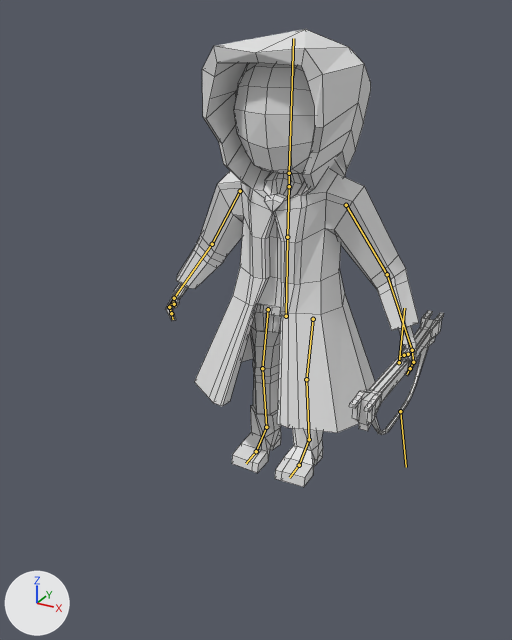
One commit to the Blender file Map/Assets/Models/Hittites/Hittite_archer/Hittite_archer.blend: the scene before it, then after it.
One viewpoint serves both versions: a camera (50 mm lens) standing at (1.38, -2.78, 2.15) and looking at (0.08, -0.42, 0.96). Lighting does not change. The marker at lower left points along +X, +Y and +Z. The bones that bend it are drawn over the model as lines. Mesh edges are drawn as thin lines.
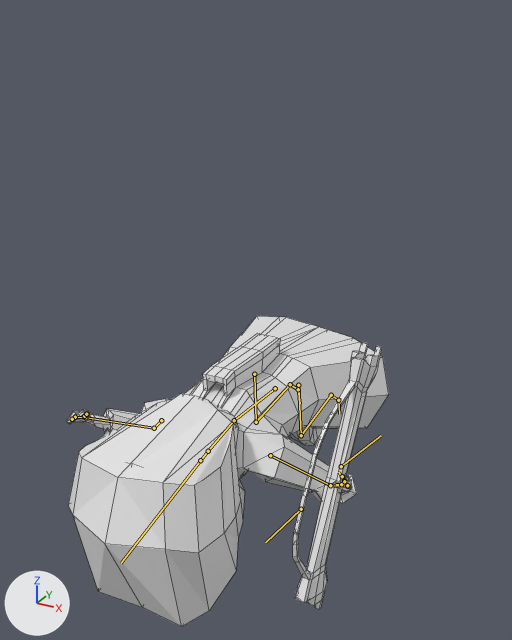
The newer file adds an action. The first version stands in its rest pose; the second is drawn at frame 22 of the action 'Die'.

The change, as a diff of the scene's bpy script:
```diff
--- a/Map/Assets/Models/Hittites/Hittite_archer/Hittite_archer.blend.py
+++ b/Map/Assets/Models/Hittites/Hittite_archer/Hittite_archer.blend.py
@@ bone_leg_control_l @@
 bone_leg_control_l = bpy.data.objects['Armature.001'].pose.bones['Leg Control.L']
-bone_leg_control_l.location = (0.0, 0.0, 0.0)
-bone_leg_control_l.rotation_quaternion = (1.0, 0.0, 0.0, 0.0)  # degrees (0, 0, 0)
+bone_leg_control_l.location = (-2.17, -2.2, -1.06)
+bone_leg_control_l.rotation_quaternion = (0.622, 0.343, 0.0, -0.704)  # degrees (29, 29, -89)
@@ bone_torso @@
 bone_torso = bpy.data.objects['Armature.001'].pose.bones['Torso']
-bone_torso.location = (0.0, 0.0, 0.0)
-bone_torso.rotation_quaternion = (1.0, 0.0, 0.0, 0.0)  # degrees (0, 0, 0)
+bone_torso.location = (0.33, -2.47, 0.62)
+bone_torso.rotation_quaternion = (0.733, 0.586, 0.0, -0.345)  # degrees (70, 24, -34)
@@ bone_chest @@
 bone_chest = bpy.data.objects['Armature.001'].pose.bones['Chest']  # child of 'Torso'
-bone_chest.rotation_quaternion = (1.0, 0.0, 0.0, 0.0)  # degrees (0, 0, 0)
+bone_chest.rotation_quaternion = (0.997, 0.058, 0.006, -0.057)  # degrees (7, 1, -7)
@@ bone_neck @@
 bone_neck = bpy.data.objects['Armature.001'].pose.bones['Neck']  # child of 'Chest'
-bone_neck.rotation_quaternion = (1.0, 0.0, 0.0, 0.0)  # degrees (0, 0, 0)
+bone_neck.rotation_quaternion = (0.999, 0.048, 0.017, -0.009)  # degrees (5, 2, -1)
@@ bone_upper_arm_l @@
 bone_upper_arm_l = bpy.data.objects['Armature.001'].pose.bones['Upper Arm.L']  # child of 'Chest'
-bone_upper_arm_l.location = (0.0, 0.0, 0.0)
-bone_upper_arm_l.rotation_quaternion = (1.0, 0.0, 0.0, 0.0)  # degrees (0, 0, 0)
+bone_upper_arm_l.location = (-0.04, -0.03, -0.06)
+bone_upper_arm_l.rotation_quaternion = (0.867, -0.273, -0.249, 0.333)  # degrees (-41, -14, 47)
@@ bone_lower_arm_l @@
 bone_lower_arm_l = bpy.data.objects['Armature.001'].pose.bones['Lower Arm.L']  # child of 'Upper Arm.L'
-bone_lower_arm_l.location = (0.0, 0.0, 0.0)
-bone_lower_arm_l.rotation_quaternion = (1.0, 0.0, 0.0, 0.0)  # degrees (0, 0, 0)
+bone_lower_arm_l.location = (-0.12, -0.13, -0.17)
+bone_lower_arm_l.rotation_quaternion = (0.273, -0.477, -0.447, 0.706)  # degrees (-81, 25, 116)
@@ bone_bow_central_piece @@
 bone_bow_central_piece = bpy.data.objects['Armature.001'].pose.bones['Bow central piece']  # child of 'Bow central piece.001'
-bone_bow_central_piece.location = (0.0, 0.0, 0.0)
-bone_bow_central_piece.rotation_quaternion = (1.0, 0.0, 0.0, 0.0)  # degrees (0, 0, 0)
+bone_bow_central_piece.location = (-0.1, 0.0, 0.14)
+bone_bow_central_piece.rotation_quaternion = (1.0, -0.007, -0.001, -0.004)  # degrees (-1, 0, -1)
@@ bone_upper_arm_r @@
 bone_upper_arm_r = bpy.data.objects['Armature.001'].pose.bones['Upper Arm.R']  # child of 'Chest'
-bone_upper_arm_r.location = (0.0, 0.0, 0.0)
-bone_upper_arm_r.rotation_quaternion = (1.0, 0.0, 0.0, 0.0)  # degrees (0, 0, 0)
+bone_upper_arm_r.location = (0.01, 0.03, 0.07)
+bone_upper_arm_r.rotation_quaternion = (0.867, -0.408, 0.283, -0.034)  # degrees (-55, 28, -19)
@@ bone_lower_arm_r @@
 bone_lower_arm_r = bpy.data.objects['Armature.001'].pose.bones['Lower Arm.R']  # child of 'Upper Arm.R'
-bone_lower_arm_r.location = (0.0, 0.0, 0.0)
-bone_lower_arm_r.rotation_quaternion = (1.0, 0.0, 0.0, 0.0)  # degrees (0, 0, 0)
+bone_lower_arm_r.location = (0.08, 0.12, 0.19)
+bone_lower_arm_r.rotation_quaternion = (0.397, -0.781, 0.481, 0.041)  # degrees (-140, 27, -53)
@@ bone_lower_leg_l @@
 bone_lower_leg_l = bpy.data.objects['Armature.001'].pose.bones['Lower Leg.L']  # child of 'Upper Leg.L'
-bone_lower_leg_l.rotation_quaternion = (1.0, 0.0, 0.0, 0.0)  # degrees (0, 0, 0)
+bone_lower_leg_l.rotation_quaternion = (0.961, 0.271, -0.046, 0.026)  # degrees (31, -6, 1)
@@ bone_lower_leg_r @@
 bone_lower_leg_r = bpy.data.objects['Armature.001'].pose.bones['Lower Leg.R']  # child of 'Upper Leg.R'
-bone_lower_leg_r.rotation_quaternion = (1.0, 0.0, 0.0, 0.0)  # degrees (0, 0, 0)
+bone_lower_leg_r.rotation_quaternion = (0.999, -0.005, 0.0, 0.042)  # degrees (-1, 0, 5)
@@ bone_leg_control_r @@
 bone_leg_control_r = bpy.data.objects['Armature.001'].pose.bones['Leg Control.R']
-bone_leg_control_r.location = (0.0, 0.0, 0.0)
-bone_leg_control_r.rotation_quaternion = (1.0, 0.0, 0.0, 0.0)  # degrees (0, 0, 0)
+bone_leg_control_r.location = (-2.17, -2.2, -1.06)
+bone_leg_control_r.rotation_quaternion = (0.622, 0.343, 0.0, -0.704)  # degrees (29, 29, -89)
```

Boxes (x1, y1, x2, y2) around the edits, measured in the pictures (512 x 640 px):
'Cube', posed (15% wider, 32% shorter): before (165, 29, 444, 487); after (67, 316, 389, 627)
bone 'Torso', root to tip: before (286, 316) to (287, 237); after (275, 388) to (234, 420)
bone 'Chest', root to tip: before (287, 237) to (289, 186); after (234, 420) to (208, 451)
bone 'Neck', root to tip: before (289, 186) to (289, 173); after (208, 451) to (200, 460)
bone 'Upper Arm.L', root to tip: before (346, 205) to (387, 274); after (270, 455) to (330, 485)
bone 'Lower Arm.L', root to tip: before (387, 274) to (412, 350); after (330, 485) to (347, 486)
bone 'Bow central piece', root to tip: before (400, 411) to (406, 467); after (301, 509) to (265, 542)
bone 'Upper Arm.R', root to tip: before (240, 191) to (212, 244); after (161, 420) to (154, 428)
bone 'Lower Arm.R', root to tip: before (212, 244) to (174, 298); after (154, 428) to (85, 417)
bone 'Lower Leg.L', root to tip: before (306, 379) to (309, 439); after (301, 435) to (331, 395)
bone 'Lower Leg.R', root to tip: before (262, 368) to (266, 427); after (256, 422) to (290, 384)
